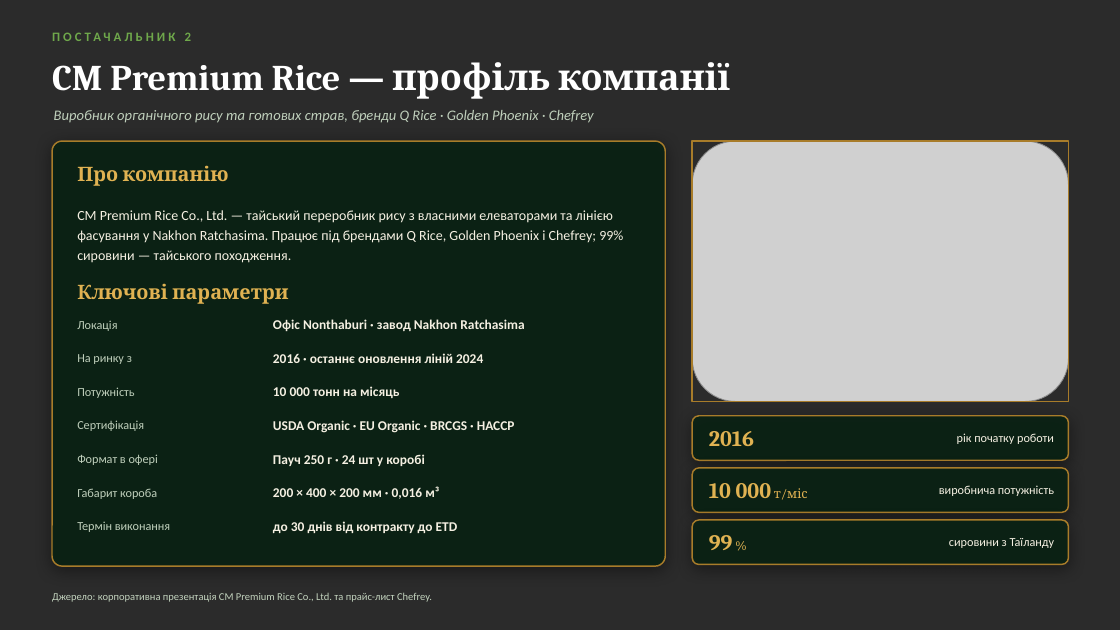
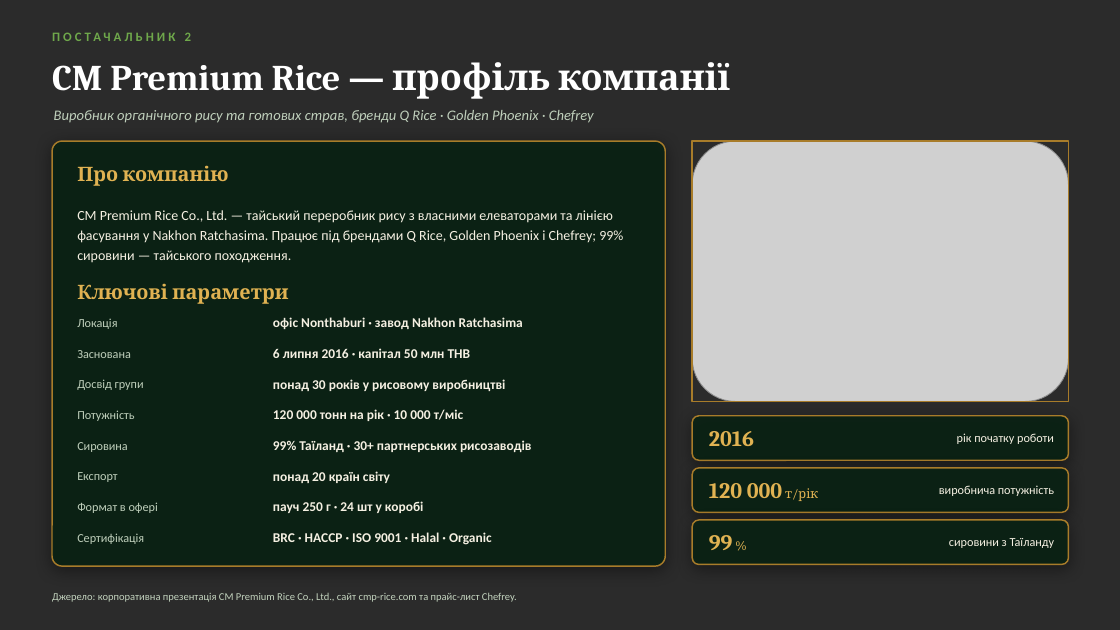
Before and after one commit to IllyaChaplygin/Chaplygin-Illya, a slide deck: slide 4 of RTE_Rice_Suppliers.pptx. Drawn at 1120x630 pixels with LibreOffice and Linux fonts; fonts in the diff are those of the drawing; grey boxes stand for pictures; background and template pictures are left out; a plain dark background stands for a picture behind light text. Boxes give left, top, right and bottom in pixels: in the first picture for what was removed or moved away, otherwise in the second. Text is boxed around its words. In the diff, an @@ line names an element or a change of style, - is before the commit and + after.

```diff
--- a/RTE_Rice_Suppliers.pptx
+++ b/RTE_Rice_Suppliers.pptx
@@ text at [273, 317, 523, 329]: text changed @@
-Офіс Nonthaburi · завод Nakhon Ratchasima
+офіс Nonthaburi · завод Nakhon Ratchasima
@@ text at [77, 350, 131, 358]: text changed @@
-На ринку з
+Заснована
@@ text at [273, 348, 471, 358]: text changed @@
-2016 · останнє оновлення ліній 2024
+6 липня 2016 · капітал 50 млн THB
@@ text added at [77, 379, 144, 390], 10.5 pt, text #BFCFBB @@
+Досвід групи
@@ text at [273, 379, 505, 391]: text changed @@
-10 000 тонн на місяць
+понад 30 років у рисовому виробництві
@@ text "Потужність": place and size @@
-text "Потужність" at [77, 387, 134, 398]
+text "Потужність" at [77, 410, 134, 421]
@@ text at [273, 409, 463, 421]: text changed @@
-USDA Organic · EU Organic · BRCGS · HACCP
+120 000 тонн на рік · 10 000 т/міс
@@ text added at [77, 442, 128, 452], 10.5 pt, text #BFCFBB @@
+Сировина
@@ text added at [273, 440, 531, 452], 11.5 pt, text #F5F0E2, bold @@
+99% Таїланд · 30+ партнерських рисозаводів
@@ text at [77, 472, 117, 482]: text changed @@
-Габарит короба
+Експорт
@@ text at [273, 471, 390, 483]: text changed @@
-200 × 400 × 200 мм · 0,016 м³
+понад 20 країн світу
@@ text "Формат в офері": place and size @@
-text "Формат в офері" at [77, 454, 158, 465]
+text "Формат в офері" at [77, 502, 158, 513]
@@ text at [273, 501, 424, 513]: text changed @@
-Пауч 250 г · 24 шт у коробі
+пауч 250 г · 24 шт у коробі
@@ text at [709, 483, 818, 501]: text changed @@
-10 000 т/міс
+120 000 т/рік
@@ text "Сертифікація": place and size @@
-text "Сертифікація" at [77, 420, 144, 431]
+text "Сертифікація" at [77, 533, 144, 544]
@@ text removed at [77, 521, 170, 532] @@
-Термін виконання
@@ text at [273, 532, 492, 545]: text changed @@
-до 30 днів від контракту до ETD
+BRC · HACCP · ISO 9001 · Halal · Organic
@@ text at [52, 593, 517, 602]: text changed @@
-Джерело: корпоративна презентація CM Premium Rice Co., Ltd. та прайс-лист Chefrey.
+Джерело: корпоративна презентація CM Premium Rice Co., Ltd., сайт cmp-rice.com та прайс-лист Chefrey.
```
Also in this commit, not shown: 1 other slide changed, 1 other file.
